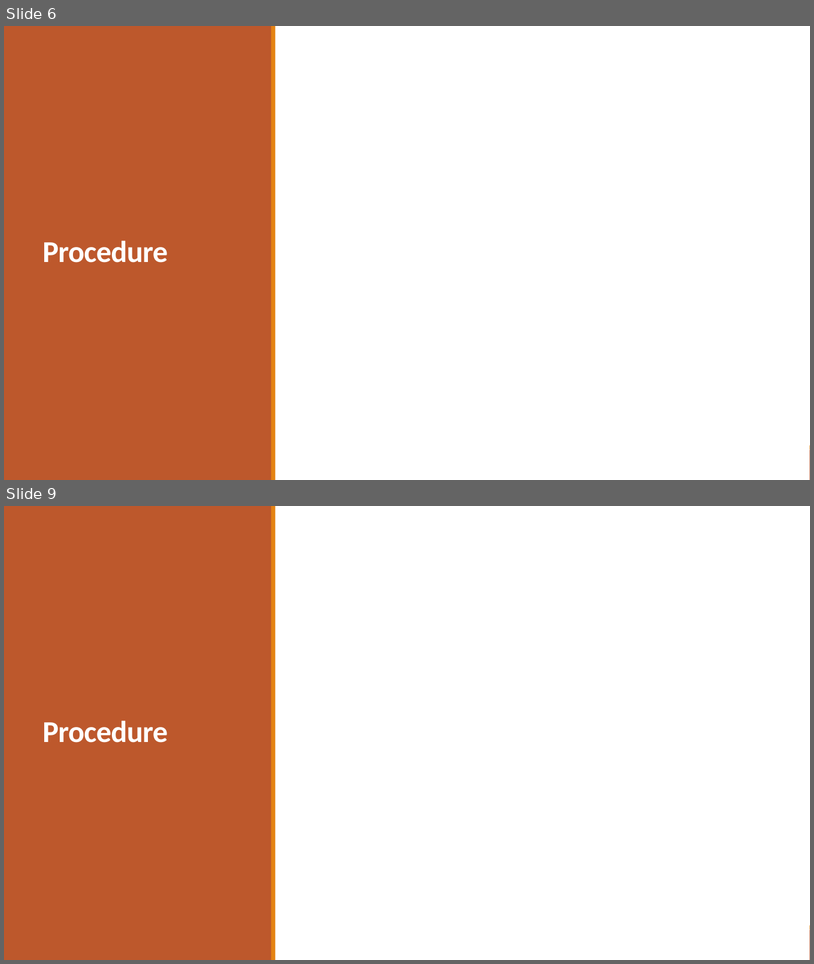
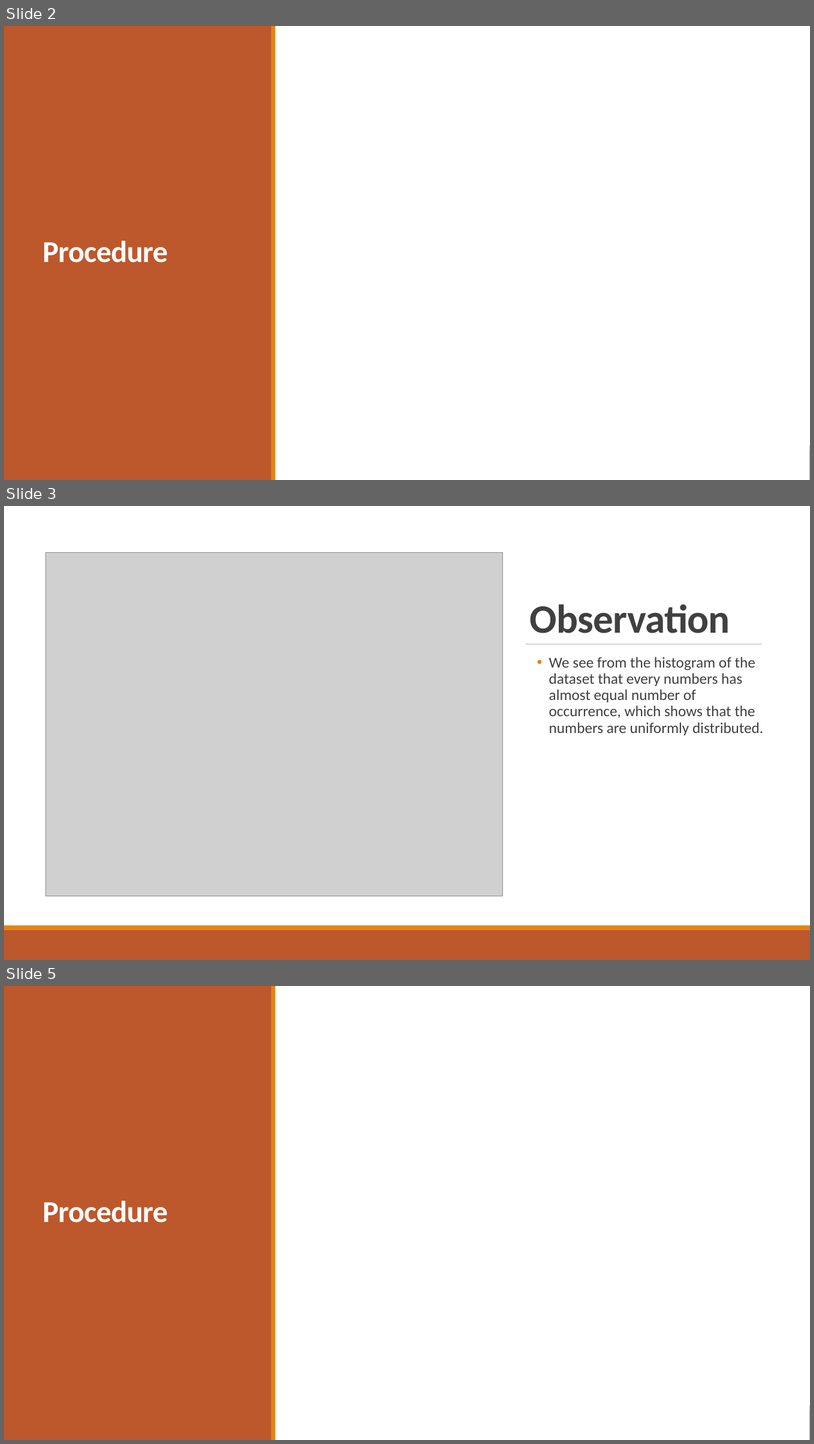
Before and after one commit to ayndp657/ALGORITHMLAB, a slide deck: Assignment 1/Assignment Presentation.pptx. Shown one above the other, each under a label of ours: slides 6 and 9 before the commit, slides 2, 3 and 5 after it; the slides between them are not shown. The pictures are 814x964 and 814x1444 pixels, drawn with LibreOffice and Linux fonts; fonts in the diff are those of the drawing; grey boxes stand for pictures. Boxes give left, top, right and bottom in pixels: in the first picture for what was removed or moved away, otherwise in the second. Text is boxed around its words. In the diff, an @@ line names an element or a change of style, - is before the commit and + after.

```diff
--- a/Assignment 1/Assignment Presentation.pptx
+++ b/Assignment 1/Assignment Presentation.pptx
@@ slide 3 added at (4,506,810,960), background #FFFFFF @@
@@ rectangle added at (4,506,810,925), fill #FFFFFF @@
@@ picture added at (46,553,503,895) @@
@@ title added at (530,604,731,633), 48 pt, text #404040, bold @@
+Observation
@@ line added from (526, 644) to (762, 644), #808080 0.5 pt @@
@@ text added at (549,657,764,735), 18 pt, text #404040 @@
+  • We see from the histogram of the dataset that every numbers has almost equal number of occurrence, which shows that the numbers are uniformly distributed.
@@ rectangle added at (4,925,810,930), fill #E48312 @@
@@ rectangle added at (4,930,810,960), fill #BD582C @@
@@ what was slide 6 is now slide 2 @@
@@ what was slide 9 is now slide 5 @@
```
Also in this commit, not shown: 1 slide changed, 15 other slides added, 5 other files.
